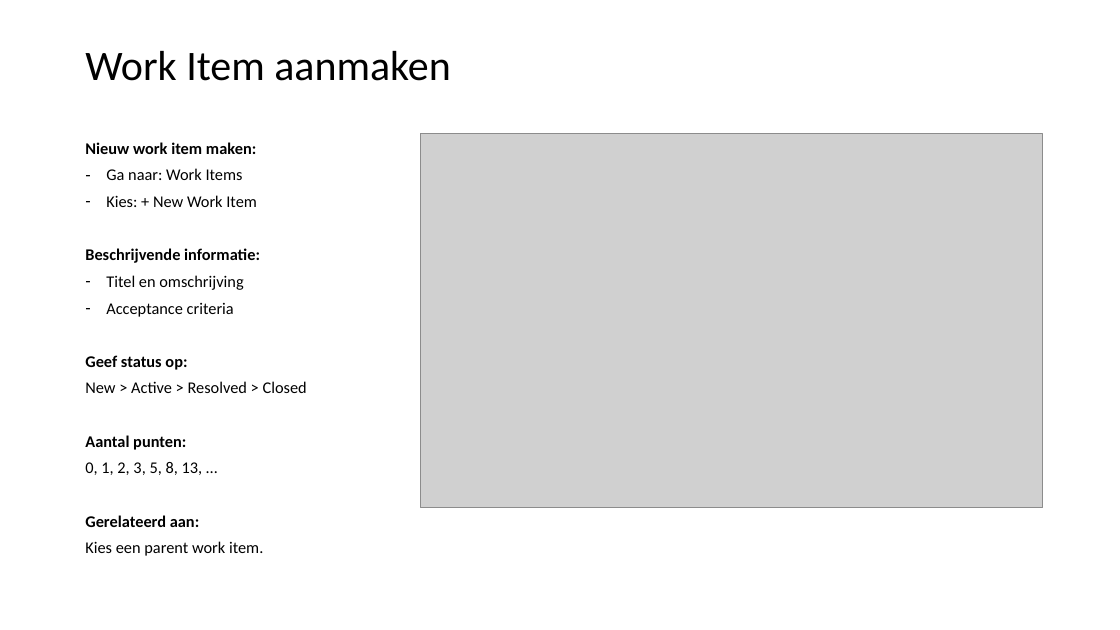
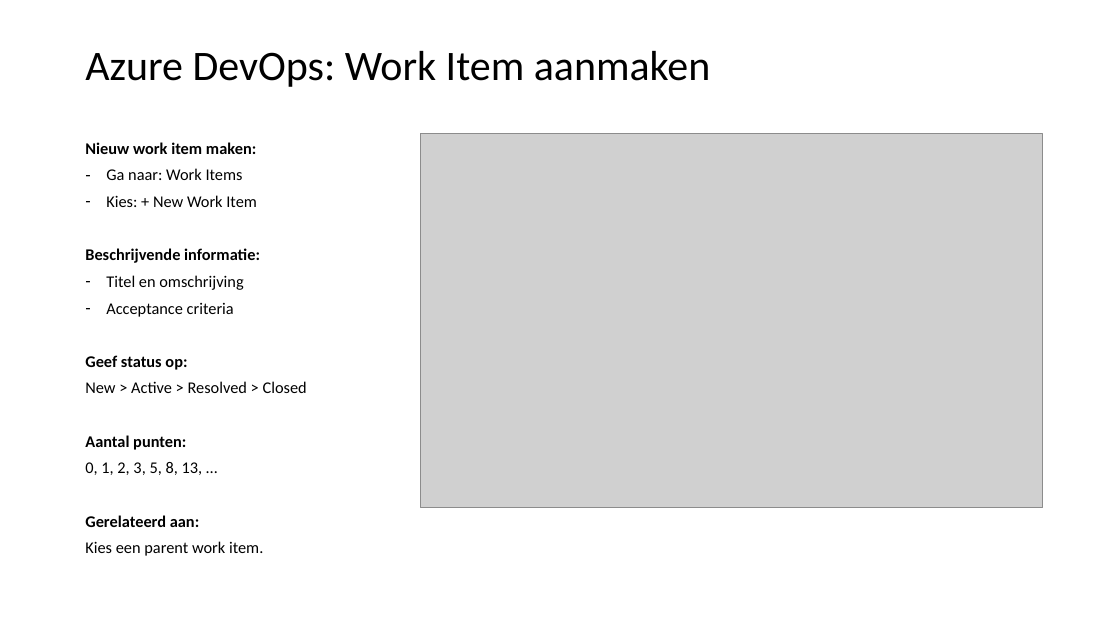
Before and after one commit to LFKoning/knowledge-sharing, a slide deck: slide 59 of git_course/2_collaboration/git_collaboration.pptx (slide 55 before the commit). Drawn at 1120x630 pixels with LibreOffice and Linux fonts; fonts in the diff are those of the drawing; grey boxes stand for pictures. Boxes give left, top, right and bottom in pixels: in the first picture for what was removed or moved away, otherwise in the second. Text is boxed around its words. In the diff, an @@ line names an element or a change of style, - is before the commit and + after.

```diff
--- a/git_course/2_collaboration/git_collaboration.pptx
+++ b/git_course/2_collaboration/git_collaboration.pptx
@@ title at (85, 51, 711, 87): text changed @@
-Work Item aanmaken
+Azure DevOps: Work Item aanmaken
```
Also in this commit, not shown: 7 other slides changed, 1 slide removed.
